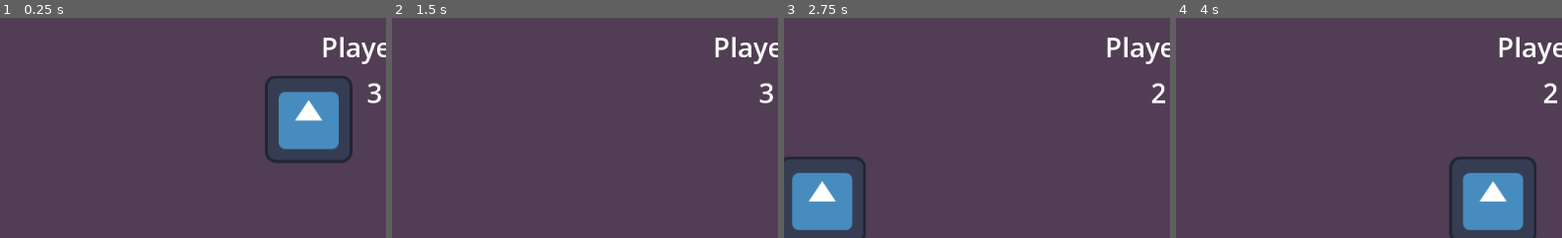
Above: before the commit, frames 1-4 (left to right).
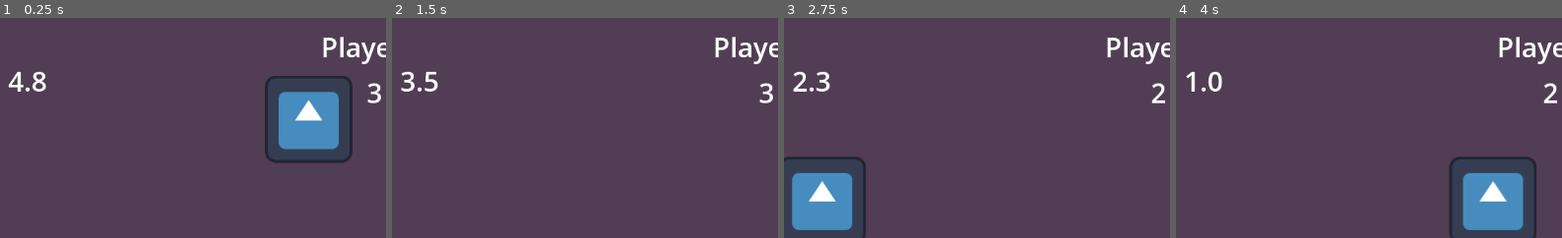
Above: after the commit, the same moments.

Repository: Battlica/game-jam-plus
Game: Godot game, scene res://main.tscn
The game is run twice, just before and just after one commit, with the same random seed, the same clock (stepped at 60 frames per second) and the same inputs. The engine's default icon, where the game draws it, is replaced by a stand-in: a white triangle on a blue panel in a dark square.
Inputs:
- Up to frame 1 (0.25 s): no input
- Up to frame 2 (1.5 s): tap Enter at 1.25 s
- Up to frame 3 (2.75 s): tap Space at 2 s
- Up to frame 4 (4 s): tap Enter at 2.75 s
The pictures show only the part of the screen within x 41-91%, y 0-50%; the shares and areas given below are measured in that part.

The runs differ from the first frame. In frame 1, 0.4% of the frame differs, in the area x 2-12%, y 24-34%; in frame 2, 0.4%; in frame 3, 0.4%; in frame 4, 0.3%.

Commit message:
Created a ! spawner

Diff:
--- a/death_zone.tscn
+++ b/death_zone.tscn
@@ -3,13 +3,13 @@
 [ext_resource type="Script" uid="uid://x373d2v4w25o" path="res://death_zone.gd" id="1_sdten"]
 
 [sub_resource type="RectangleShape2D" id="RectangleShape2D_0xm2m"]
-size = Vector2(1852, 84)
+size = Vector2(2950, 84)
 
 [node name="Death Zone" type="Area2D" unique_id=1598961011]
 script = ExtResource("1_sdten")
 
 [node name="CollisionShape2D" type="CollisionShape2D" parent="." unique_id=569577380]
-position = Vector2(592, 605)
+position = Vector2(760, 605)
 shape = SubResource("RectangleShape2D_0xm2m")
 debug_color = Color(0.88101965, 0.2789597, 0.4950906, 0.41960785)
 
--- a/hud.gd
+++ b/hud.gd
@@ -16,3 +16,7 @@
 		$"Player1Lives/LivesValue".text = str(lives)
 	elif player == "Player2":
 		$"Player2Lives/LivesValue".text = str(lives)
+
+
+func display_current_time(time: float):
+		$TimerLabel.text = ("%.1f" % time if time > 0 else "OVERTIME")
--- a/hud.tscn
+++ b/hud.tscn
@@ -39,3 +39,12 @@
 offset_bottom = 191.0
 theme_override_font_sizes/font_size = 40
 text = "3"
+
+[node name="TimerLabel" type="Label" parent="." unique_id=2135317283]
+offset_left = 417.0
+offset_top = 59.0
+offset_right = 631.0
+offset_bottom = 127.0
+theme_override_font_sizes/font_size = 40
+horizontal_alignment = 1
+vertical_alignment = 1
--- /dev/null
+++ b/lightning_spawner.gd
@@ -0,0 +1,28 @@
+extends Node
+
+@export var max_x: float
+@export var min_x: float
+
+
+# Called when the node enters the scene tree for the first time.
+func _ready() -> void:
+	pass # Replace with function body.
+
+
+# Called every frame. 'delta' is the elapsed time since the previous frame.
+func _process(delta: float) -> void:
+	pass
+
+
+func _on_interval_timer_timeout() -> void:
+	$WarningTimer.start()
+	$WarningLabel.text = "!"
+
+
+func _on_warning_timer_timeout() -> void:
+	$WarningLabel.text = ""
+	$IntervalTimer.start()
+
+
+func start_interval_timer():
+	$IntervalTimer.start()
--- /dev/null
+++ b/lightning_spawner.tscn
@@ -0,0 +1,23 @@
+[gd_scene format=3 uid="uid://3ucefucs1tnv"]
+
+[ext_resource type="Script" uid="uid://cksth13lvlrac" path="res://lightning_spawner.gd" id="1_bj5xe"]
+
+[node name="LightningSpawner" type="Node2D" unique_id=326213139]
+script = ExtResource("1_bj5xe")
+
+[node name="IntervalTimer" type="Timer" parent="." unique_id=386709634]
+wait_time = 2.0
+one_shot = true
+
+[node name="WarningTimer" type="Timer" parent="." unique_id=1933609721]
+one_shot = true
+
+[node name="WarningLabel" type="Label" parent="." unique_id=1444283571]
+offset_left = 297.0
+offset_top = 127.0
+offset_right = 619.0
+offset_bottom = 325.0
+theme_override_font_sizes/font_size = 40
+
+[connection signal="timeout" from="IntervalTimer" to="." method="_on_interval_timer_timeout"]
+[connection signal="timeout" from="WarningTimer" to="." method="_on_warning_timer_timeout"]
--- a/main.gd
+++ b/main.gd
@@ -9,7 +9,7 @@
 
 # Called every frame. 'delta' is the elapsed time since the previous frame.
 func _process(delta: float) -> void:
-	pass
+	$HUD.display_current_time($GameTimer.get_time_left())
 
 
 # If player enters death zone, they either lose a life and respawn or lose the game
@@ -28,3 +28,8 @@
 		else:
 			# Respawn the player
 			body.position = respawn_point
+
+
+# When time runs out, start the lighting overtime.
+func _on_game_timer_timeout() -> void:
+	$LightningSpawner.start_interval_timer()
--- a/main.tscn
+++ b/main.tscn
@@ -6,6 +6,7 @@
 [ext_resource type="PackedScene" uid="uid://cqp0ydoauotnx" path="res://death_zone.tscn" id="3_h2yge"]
 [ext_resource type="PackedScene" uid="uid://d1mlgeogdlgtf" path="res://hud.tscn" id="5_lquwl"]
 [ext_resource type="PackedScene" uid="uid://cpx81m6i88qka" path="res://win_menu.tscn" id="6_7mycd"]
+[ext_resource type="PackedScene" uid="uid://3ucefucs1tnv" path="res://lightning_spawner.tscn" id="7_272bh"]
 
 [node name="Main" type="Node" unique_id=1184358627]
 script = ExtResource("1_1bvp3")
@@ -31,4 +32,12 @@
 
 [node name="WinMenu" parent="." unique_id=2002102645 instance=ExtResource("6_7mycd")]
 
+[node name="LightningSpawner" parent="." unique_id=1123771010 instance=ExtResource("7_272bh")]
+
+[node name="GameTimer" type="Timer" parent="." unique_id=599295829]
+wait_time = 5.0
+one_shot = true
+autostart = true
+
 [connection signal="body_entered" from="DeathZone" to="." method="_on_death_zone_body_entered"]
+[connection signal="timeout" from="GameTimer" to="." method="_on_game_timer_timeout"]
Not shown, added: lightning_spawner.gd.uid
